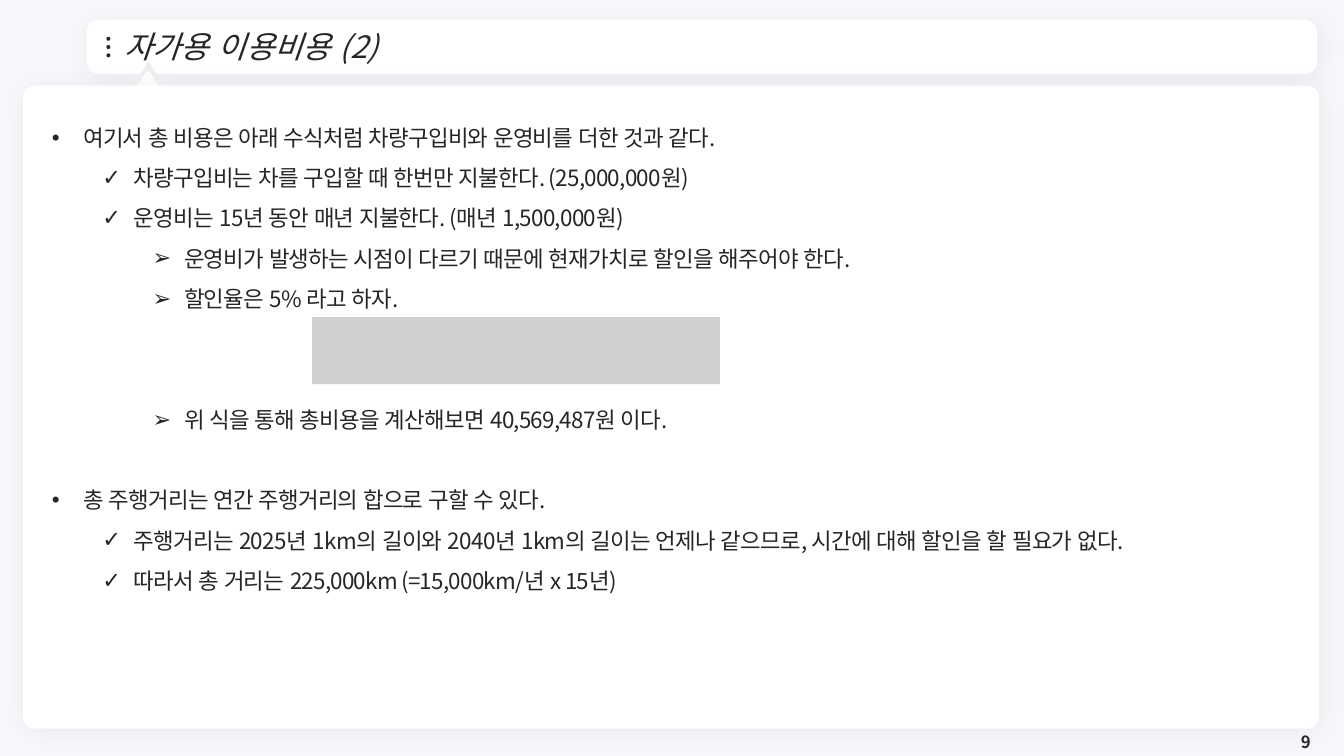
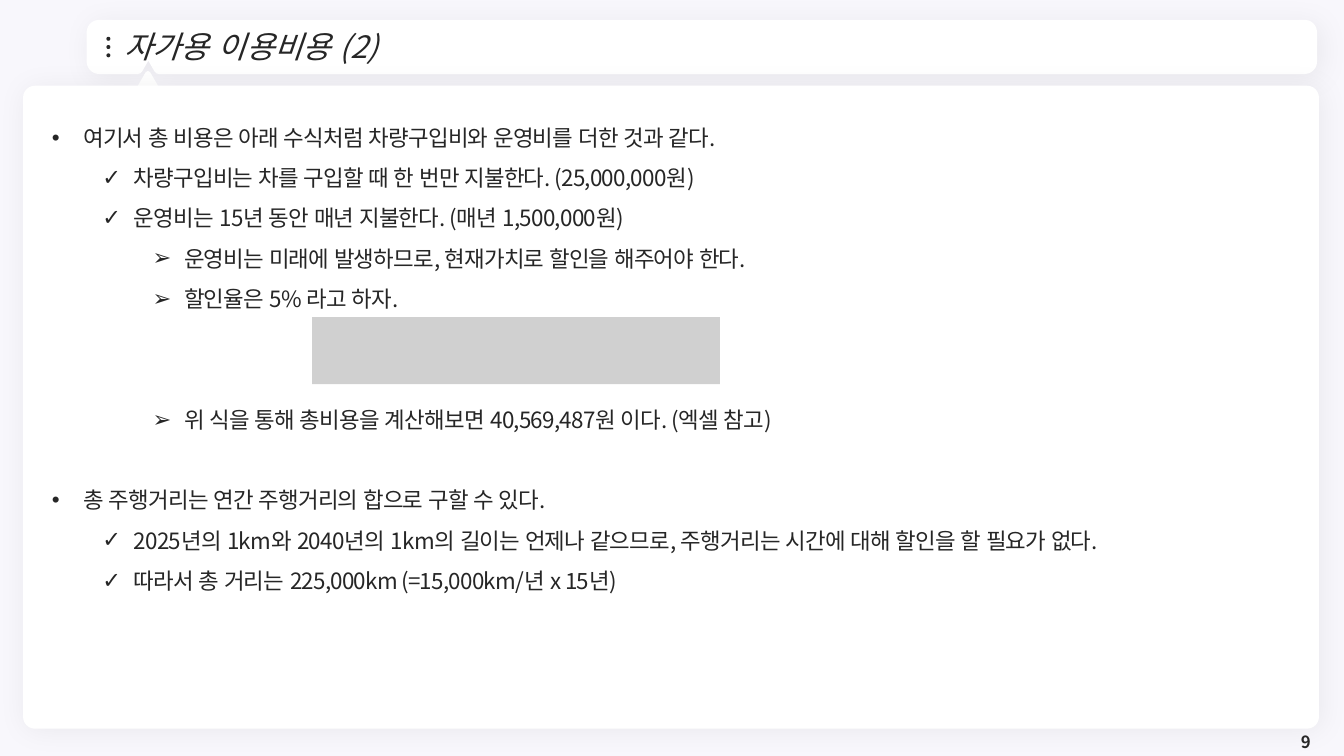
Before and after one commit to meandthey/Teaching, a slide deck: slide 9 of 생활속의 경제/01_Lectures/생활속의 경제_(에너지경제).pptx. Drawn at 1344x756 pixels with LibreOffice and Linux fonts; fonts in the diff are those of the drawing; grey boxes stand for pictures; background and template pictures are left out. Boxes give left, top, right and bottom in pixels: in the first picture for what was removed or moved away, otherwise in the second. Text is boxed around its words. In the diff, an @@ line names an element or a change of style, - is before the commit and + after.

```diff
--- a/생활속의 경제/01_Lectures/생활속의 경제_(에너지경제).pptx
+++ b/생활속의 경제/01_Lectures/생활속의 경제_(에너지경제).pptx
@@ text at [134,167,694,191]: spaces changed @@
-  ✓ 차량구입비는 차를 구입할 때 한번만 지불한다. (25,000,000원)
+  ✓ 차량구입비는 차를 구입할 때 한 번만 지불한다. (25,000,000원)
@@ text at [184,248,746,271]: text changed @@
-    ➢ 운영비가 발생하는 시점이 다르기 때문에 현재가치로 할인을 해주어야 한다.
+    ➢ 운영비는 미래에 발생하므로, 현재가치로 할인을 해주어야 한다.
@@ text at [184,409,772,433]: text changed @@
-    ➢ 위 식을 통해 총비용을 계산해보면 40,569,487원 이다.
+    ➢ 위 식을 통해 총비용을 계산해보면 40,569,487원 이다. (엑셀 참고)
@@ text at [134,530,1098,553]: text changed @@
-  ✓ 주행거리는 2025년 1km의 길이와 2040년 1km의 길이는 언제나 같으므로, 시간에 대해 할인을 할 필요가 없다.
+  ✓ 2025년의 1km와 2040년의 1km의 길이는 언제나 같으므로, 주행거리는 시간에 대해 할인을 할 필요가 없다.
```
Also in this commit, not shown: 9 other slides changed, 2 slides added.
